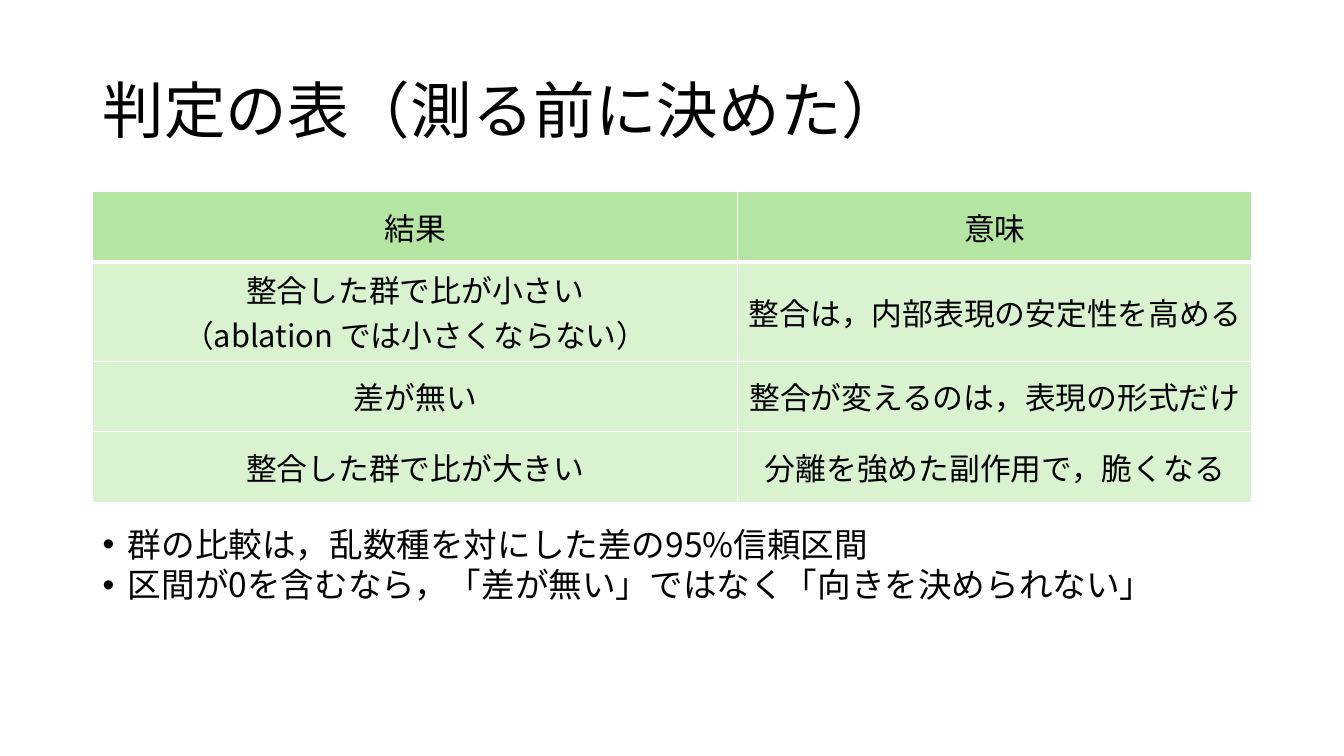
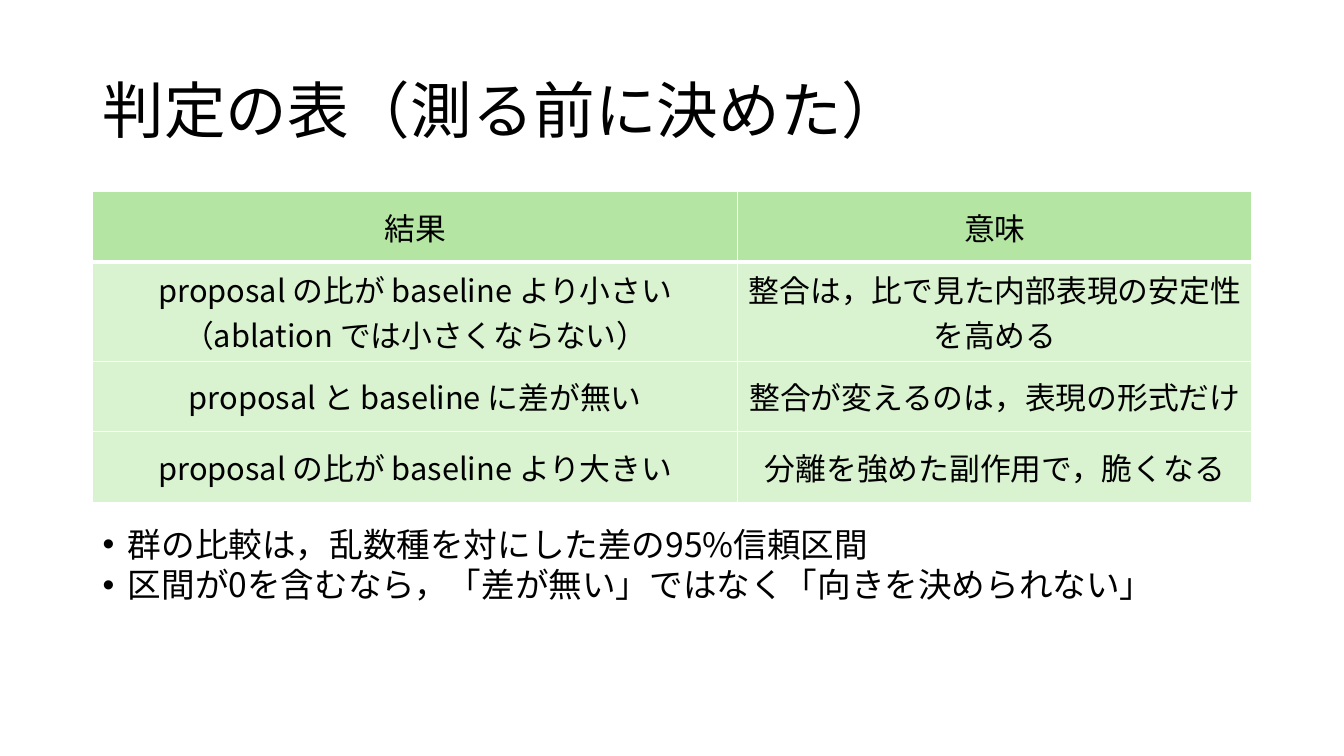
Before and after one commit to tomoking2004/cotar, a slide deck: slide 8 of presentations/20261030_進捗報告.pptx. Drawn at 1344x756 pixels with LibreOffice and Linux fonts; fonts in the diff are those of the drawing. Boxes give left, top, right and bottom in pixels: in the first picture for what was removed or moved away, otherwise in the second. Text is boxed around its words. In the diff, an @@ line names an element or a change of style, - is before the commit and + after.

```diff
--- a/presentations/20261030_進捗報告.pptx
+++ b/presentations/20261030_進捗報告.pptx
@@ table at box(93, 192, 1252, 491) @@
-row 2, column 1: 整合した群で比が小さい （ablation では小さくならない）
+row 2, column 1: proposal の比が baseline より小さい （ablation では小さくならない）
-row 2, column 2: 整合は，内部表現の安定性を高める
+row 2, column 2: 整合は，比で見た内部表現の安定性を高める
-row 3, column 1: 差が無い
+row 3, column 1: proposal と baseline に差が無い
-row 4, column 1: 整合した群で比が大きい
+row 4, column 1: proposal の比が baseline より大きい
```
Also in this commit, not shown: 11 other slides changed, 3 other files.
